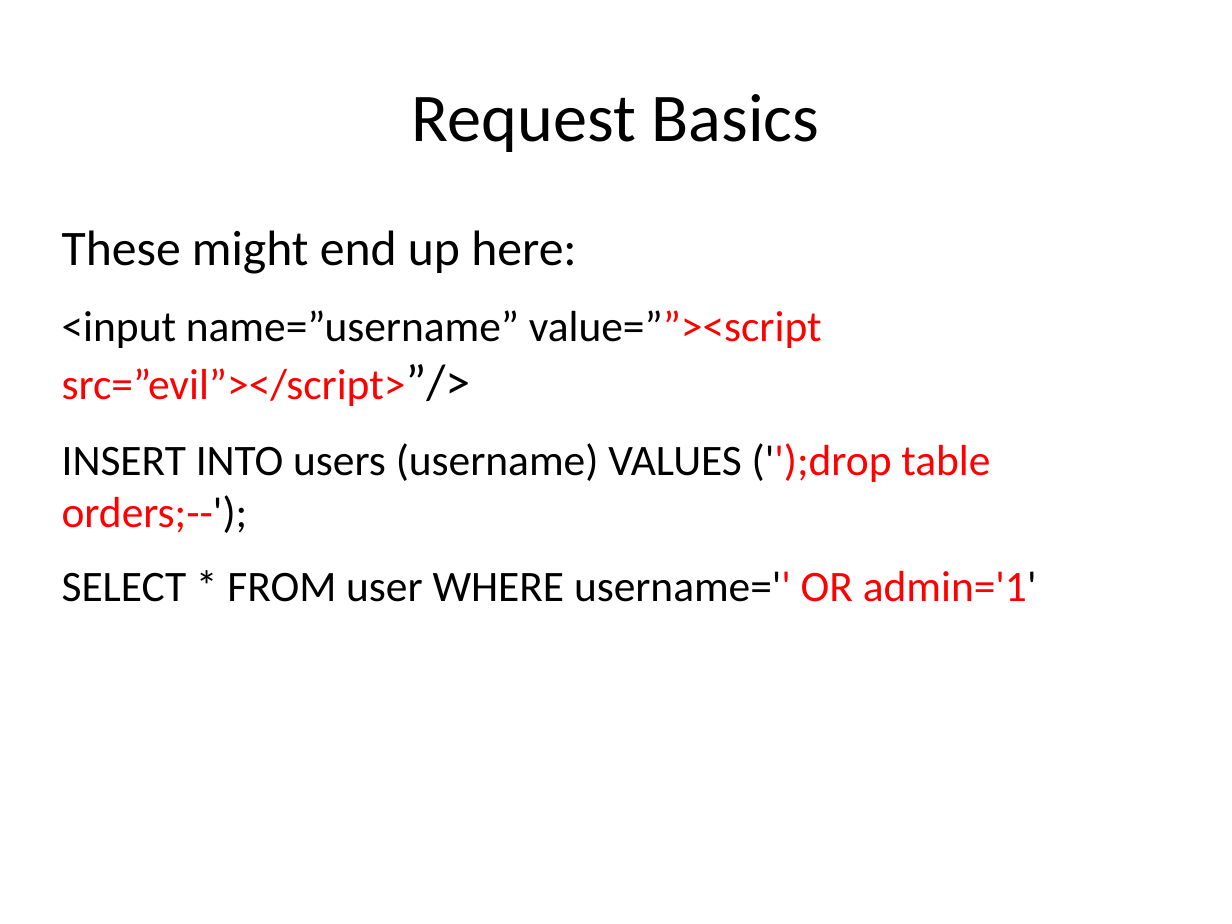
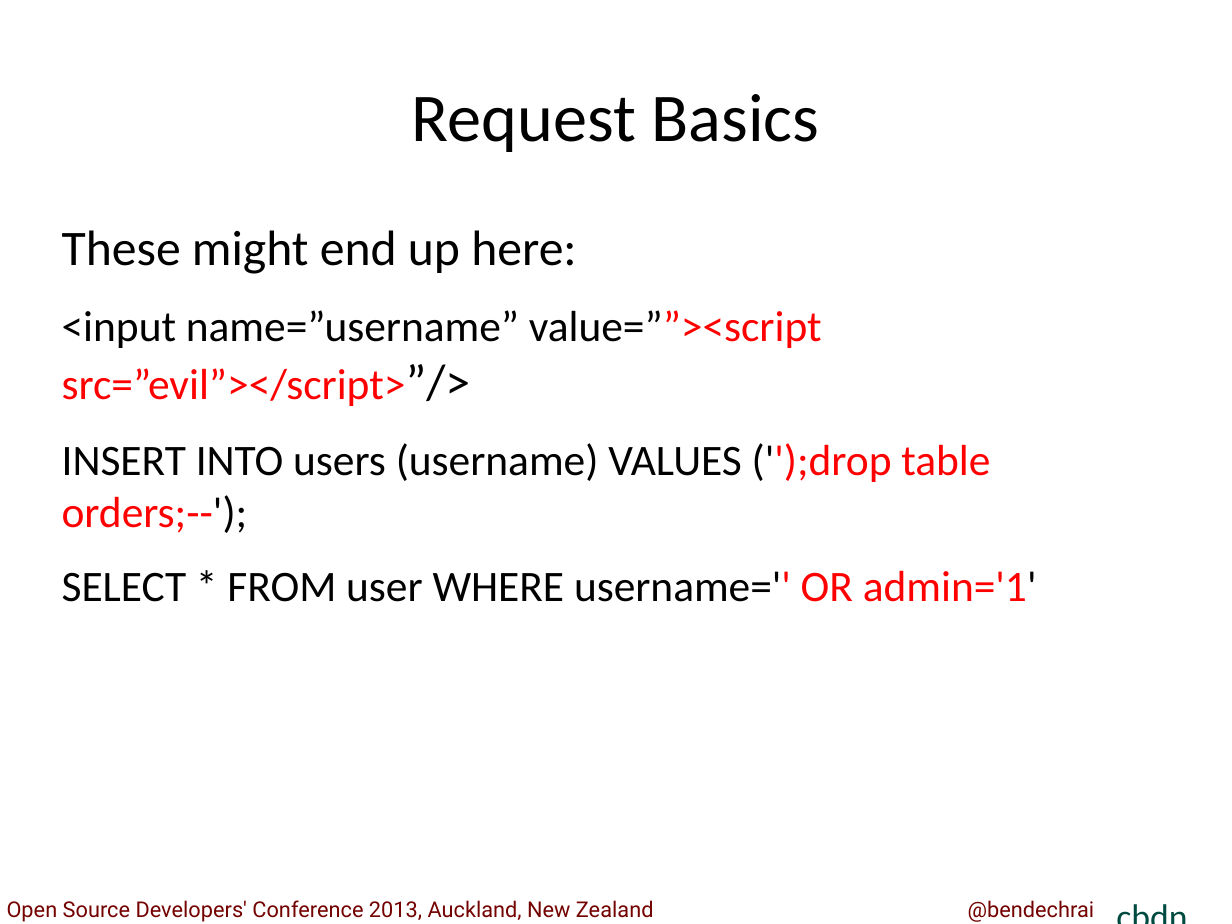
Before and after one commit to bendechrai/preso-understanding-php, a slide deck: slide 14 of Understanding PHP; a Guide to Security.odp (slide 15 before the commit). Drawn at 1232x924 pixels with LibreOffice and Linux fonts; fonts in the diff are those of the drawing. Boxes give left, top, right and bottom in pixels: in the first picture for what was removed or moved away, otherwise in the second. Text is boxed around its words. In the diff, an @@ line names an element or a change of style, - is before the commit and + after.

```diff
--- a/Understanding PHP; a Guide to Security.odp
+++ b/Understanding PHP; a Guide to Security.odp
@@ text added at <box>1106,889,1232,924</box>, 23 pt, text #004B3F @@
+cbdn
@@ text added at <box>7,900,654,922</box>, 14 pt, text #730200 @@
+Open Source Developers' Conference 2013, Auckland, New Zealand
@@ text added at <box>968,900,1095,922</box>, 14 pt, text #730200 @@
+@bendechrai
```
Also in this commit, not shown: 16 other slides changed, 8 slides added, 7 slides removed, 8 other files.
